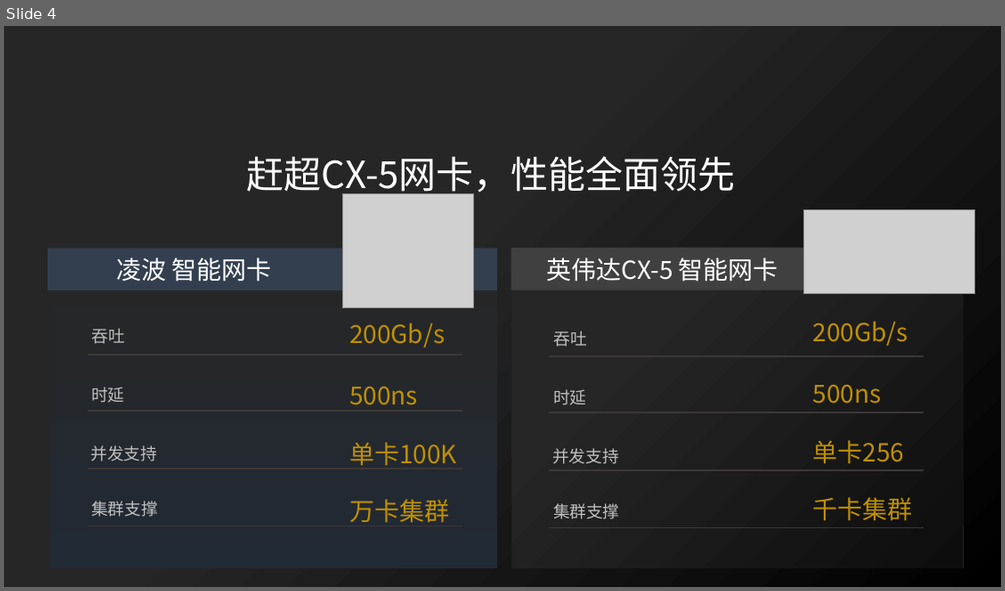
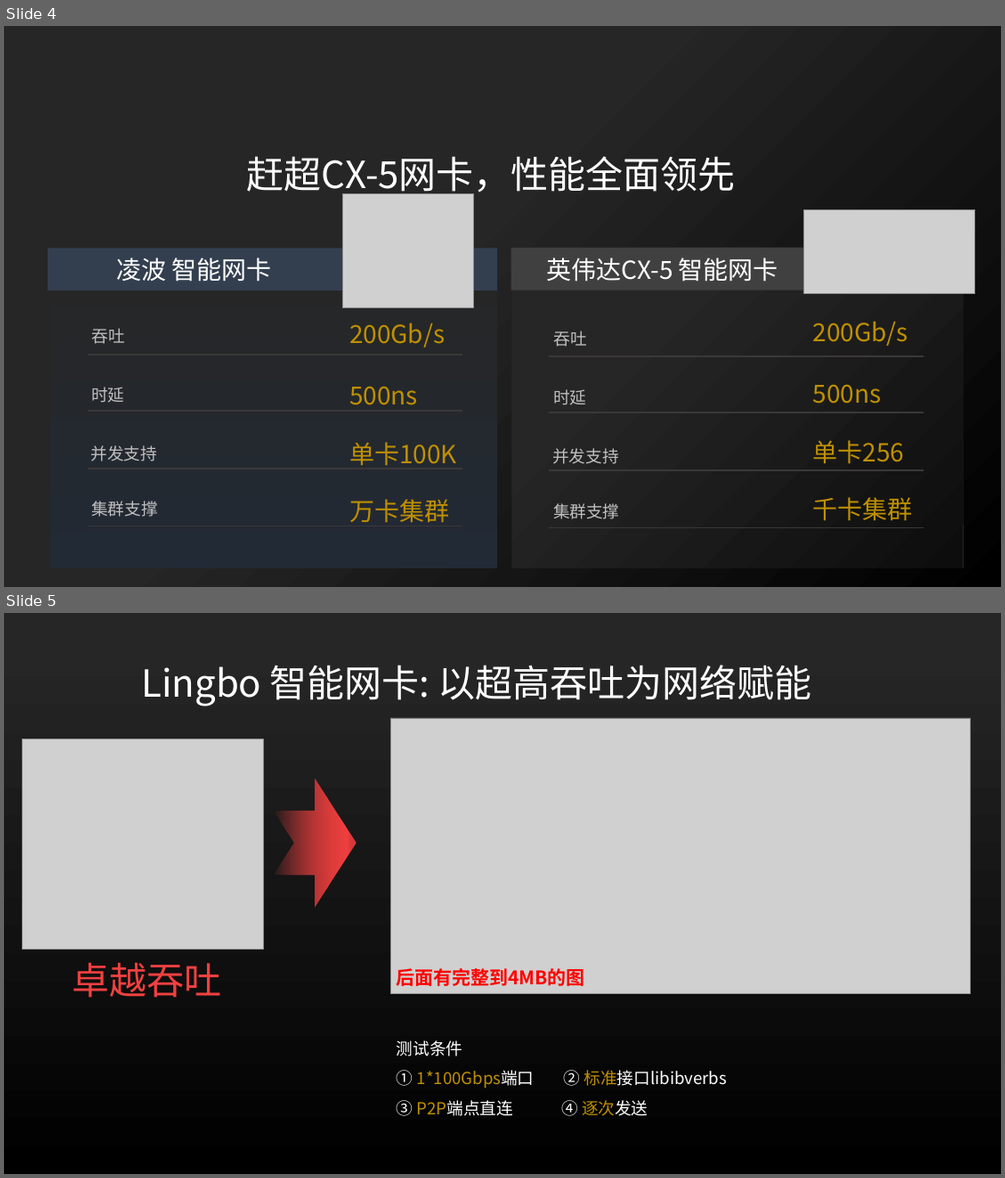
Before and after one commit to TJU-solide/RNIC_PPT, a slide deck: 解决方案PPT.pptx. Shown one above the other, each under a label of ours: slide 4 before the commit, slides 4 and 5 after it. The pictures are 1005x591 and 1005x1178 pixels, drawn with LibreOffice and Linux fonts; fonts in the diff are those of the drawing; grey boxes stand for pictures. Boxes give left, top, right and bottom in pixels: in the first picture for what was removed or moved away, otherwise in the second. Text is boxed around its words. In the diff, an @@ line names an element or a change of style, - is before the commit and + after.

```diff
--- a/解决方案PPT.pptx
+++ b/解决方案PPT.pptx
@@ slide 5 added at (x1=4, y1=613, x2=1001, y2=1174), background #FFFFFF @@
@@ rectangle added at (x1=4, y1=613, x2=1001, y2=1174), fill gradient #000000 to #262626 @@
@@ text added at (x1=141, y1=665, x2=812, y2=706), 36 pt, text #FFFFFF @@
+Lingbo 智能网卡: 以超高吞吐为网络赋能
@@ picture added at (x1=390, y1=718, x2=971, y2=995) @@
@@ picture added at (x1=22, y1=739, x2=263, y2=949) @@
@@ notched right arrow added at (x1=274, y1=779, x2=356, y2=907), fill gradient #1B1B1B to #F14040 @@
@@ text added at (x1=73, y1=962, x2=222, y2=997), 36 pt, text #F14040 @@
+卓越吞吐
@@ text added at (x1=396, y1=968, x2=585, y2=986), 18 pt, text #FF0000, bold @@
+后面有完整到4MB的图
@@ text added at (x1=396, y1=1040, x2=727, y2=1116), 16 pt, text #FFFFFF @@
+测试条件
+① 1*100Gbps端口 ② 标准接口libibverbs
+③ P2P端点直连 ④ 逐次发送
```
Also in this commit, not shown: 1 slide changed, 2 other slides added, 5 other files.
